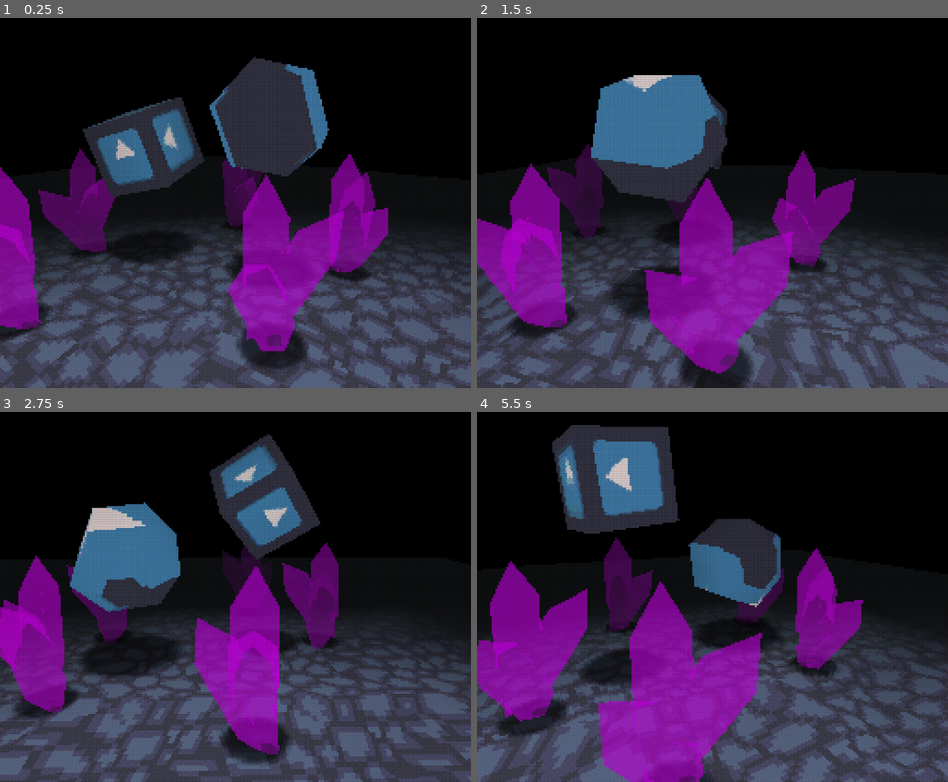
Above: before the commit, frames 1-4 (two rows, left to right).
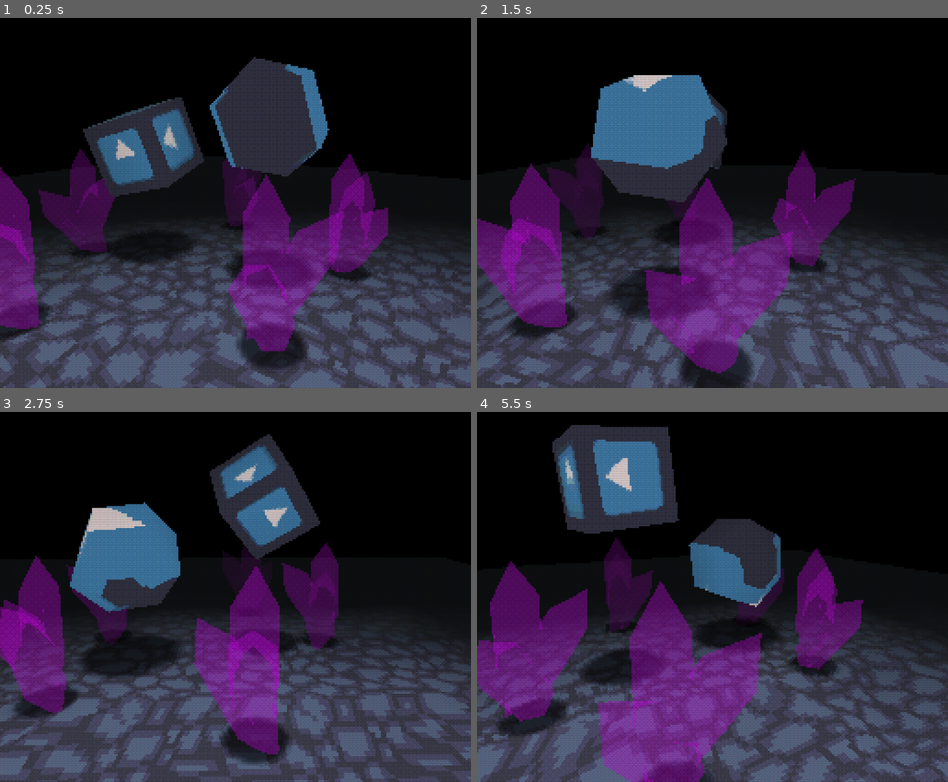
Above: after the commit, the same moments.

Repository: MenacingMecha/godot-psx-style-demo
Game: Godot game, scene res://post_process_viewport.tscn
Two runs of this game, one before a commit and one after it. Both use one fixed random seed, a clock stepped at 60 frames per second and the inputs below. The engine's default icon, where the game draws it, is replaced by a stand-in: a white triangle on a blue panel in a dark square.
Inputs:
- Up to frame 1 (0.25 s): no input
- Up to frame 2 (1.5 s): no input
- Up to frame 3 (2.75 s): no input
- Up to frame 4 (5.5 s): no input

The runs differ from the first frame. In frame 1, 12% of the frame differs, in the area x 0-83%, y 35-91%; in frame 2, 16%; in frame 3, 11%; in frame 4, 19%, in the area x 0-82%, y 33-100%.

Commit message:
Refactored psx_lit_transparent.shader and associated materials

Diff:
--- a/crystal.tres
+++ b/crystal.tres
@@ -5,10 +5,10 @@
 [resource]
 shader = ExtResource( 1 )
 shader_param/color = Color( 0.87451, 0, 1, 0.4 )
-shader_param/specular_intensity = 0.0
-shader_param/resolution = 128.0
-shader_param/cull_distance = 100.0
 shader_param/uv_scale = Vector2( 1, 1 )
 shader_param/uv_offset = Vector2( 0, 0 )
-shader_param/dither_resolution = Vector2( 32, 32 )
-shader_param/dither_intensity = 0.025
+shader_param/vertex_resolution = 128.0
+shader_param/cull_distance = 50.0
+shader_param/dither_resolution = 1.0
+shader_param/dither_intensity = 0.06
+shader_param/color_depth = 15
--- a/shaders/psx_lit_transparent.shader
+++ b/shaders/psx_lit_transparent.shader
@@ -1,18 +1,19 @@
 shader_type spatial;
-render_mode skip_vertex_transform, diffuse_lambert_wrap, specular_phong, blend_mix, vertex_lighting, cull_disabled;
+render_mode skip_vertex_transform, diffuse_lambert_wrap, vertex_lighting;
 
 uniform vec4 color : hint_color;
 uniform sampler2D albedoTex : hint_albedo;
-uniform float specular_intensity : hint_range(0, 1);
-uniform float resolution = 256;
-uniform float cull_distance = 5;
 uniform vec2 uv_scale = vec2(1.0, 1.0);
 uniform vec2 uv_offset = vec2(.0, .0);
-uniform vec2 dither_resolution = vec2(32, 32);
-uniform float dither_intensity = 0.025;
+uniform float vertex_resolution = 128;
+uniform float cull_distance = 50;
+uniform float dither_resolution = 1;
+uniform float dither_intensity = 0.03;
+uniform int color_depth = 15;
 
 varying vec4 vertex_coordinates;
 
+// https://gist.github.com/jw-0/9486042b5343c1f4f90451de7f4ef86e
 float dither4x4(vec2 position, float brightness)
 {
 	float x = floor(mod(position.x, 4));
@@ -23,49 +24,51 @@
 	if(x < 8.0)
 	{
 		if (index == float(0))  { limit = 0.0625; }
-		if (index == float(1))  { limit = 0.5625; }
-		if (index == float(2))  { limit = 0.1875; }
-		if (index == float(3))  { limit = 0.6875; }
-		if (index == float(4))  { limit = 0.8125; }
-		if (index == float(5))  { limit = 0.3125; }
-		if (index == float(6))  { limit = 0.9375; }
-		if (index == float(7))  { limit = 0.4375; }
-		if (index == float(8))  { limit = 0.25;   }
-		if (index == float(9))  { limit = 0.75;   }
-		if (index == float(10)) { limit = 0.125;  }
-		if (index == float(11)) { limit = 0.625;  }
-		if (index == float(12)) { limit = 1.0;    }
-		if (index == float(13)) { limit = 0.5;    }
-		if (index == float(14)) { limit = 0.875;  }
-		if (index == float(15)) { limit = 0.375;  }
+		else if (index == float(1))  { limit = 0.5625; }
+		else if (index == float(2))  { limit = 0.1875; }
+		else if (index == float(3))  { limit = 0.6875; }
+		else if (index == float(4))  { limit = 0.8125; }
+		else if (index == float(5))  { limit = 0.3125; }
+		else if (index == float(6))  { limit = 0.9375; }
+		else if (index == float(7))  { limit = 0.4375; }
+		else if (index == float(8))  { limit = 0.25;   }
+		else if (index == float(9))  { limit = 0.75;   }
+		else if (index == float(10)) { limit = 0.125;  }
+		else if (index == float(11)) { limit = 0.625;  }
+		else if (index == float(12)) { limit = 1.0;    }
+		else if (index == float(13)) { limit = 0.5;    }
+		else if (index == float(14)) { limit = 0.875;  }
+		else if (index == float(15)) { limit = 0.375;  }
 	}
-	float _out = 1.0;
-	if (brightness < limit) { _out = 0.0; }
-	return _out;
+	return brightness < limit ? 1.0 : 0.0;
 }
 
-void vertex() {
+// https://stackoverflow.com/a/42470600
+vec4 band_color(vec4 _color, int num_of_colors)
+{
+	vec4 num_of_colors_vec = vec4(float(num_of_colors));
+	return floor(_color * num_of_colors_vec) / num_of_colors_vec;
+}
+
+// https://github.com/marmitoTH/godot-psx-shaders/
+void vertex()
+{
 	UV = UV * uv_scale + uv_offset;
-
 	float vertex_distance = length((MODELVIEW_MATRIX * vec4(VERTEX, 1.0)));
-
 	VERTEX = (MODELVIEW_MATRIX * vec4(VERTEX, 1.0)).xyz;
 	float vPos_w = (PROJECTION_MATRIX * vec4(VERTEX, 1.0)).w;
-	VERTEX.xy = vPos_w * floor(resolution * VERTEX.xy / vPos_w) / resolution;
+	VERTEX.xy = vPos_w * floor(vertex_resolution * VERTEX.xy / vPos_w) / vertex_resolution;
 	vertex_coordinates = vec4(UV * VERTEX.z, VERTEX.z, .0);
-
-	if (vertex_distance > cull_distance)
-		VERTEX = vec3(.0);
+	VERTEX = vertex_distance > cull_distance ? vec3(.0) : VERTEX;
 }
 
-void fragment() {
-	vec4 tex = texture(albedoTex, vertex_coordinates.xy / vertex_coordinates.z);
-	//ALBEDO = tex.rgb * color.rgb;
+void fragment()
+{
+	vec4 tex = texture(albedoTex, vertex_coordinates.xy / vertex_coordinates.z) * color;
+	const vec3 luminosity = vec3(.299, 0.587, 0.114);
+	float luma = dot(tex.rgb, luminosity);
+	vec4 banded_tex = band_color(tex, color_depth);
+	vec4 checker = vec4(vec3(dither4x4(vec2(dither_resolution) * FRAGCOORD.xy, luma)), 1);
+	ALBEDO = mix(banded_tex, checker, dither_intensity).rgb;
 	ALPHA = color.a;
-	SPECULAR = specular_intensity;
-
-	vec3 luminosity = vec3(.299, 0.587, 0.114);
-	float luma = dot(tex.rgb, luminosity);
-	vec4 dither = tex*color*vec4(vec3(dither4x4(dither_resolution*vertex_coordinates.xy / vertex_coordinates.z, luma)), 1);
-	ALBEDO = mix(tex.rgb * color.rgb, dither.rgb, dither_intensity);
 }
